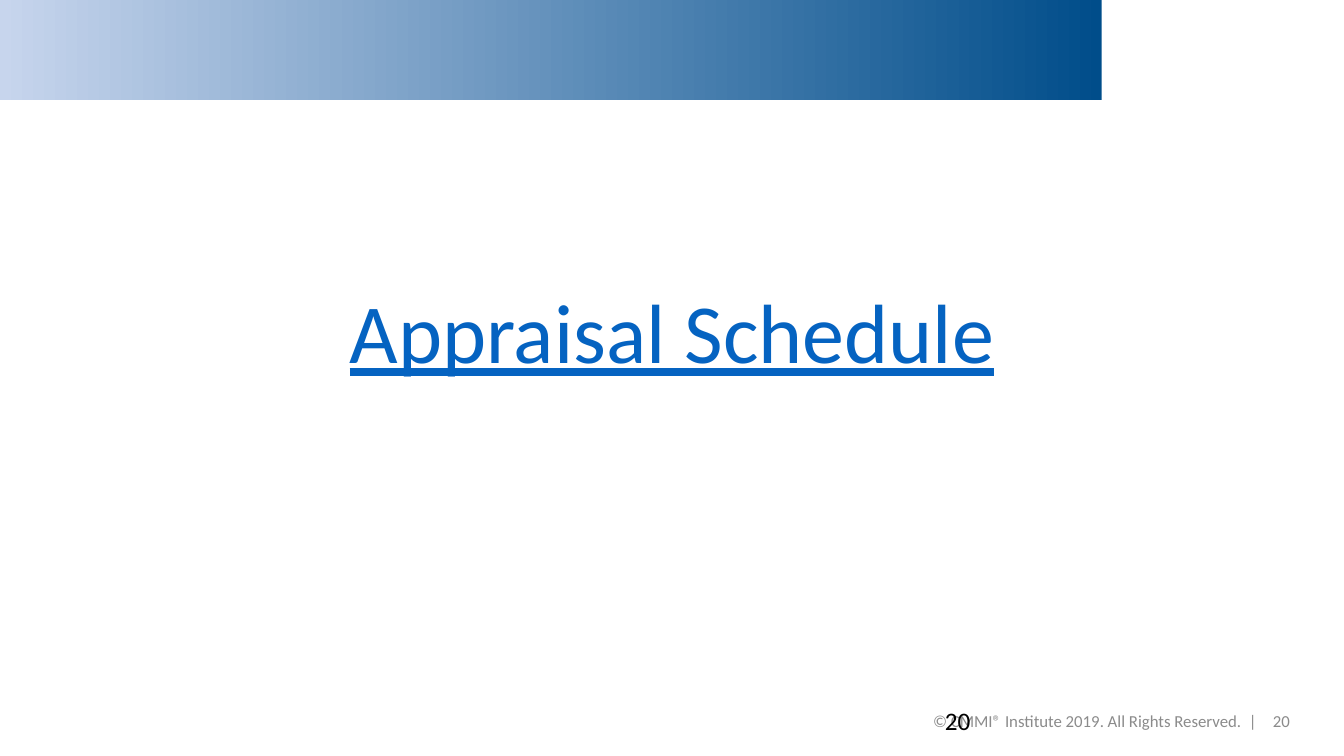
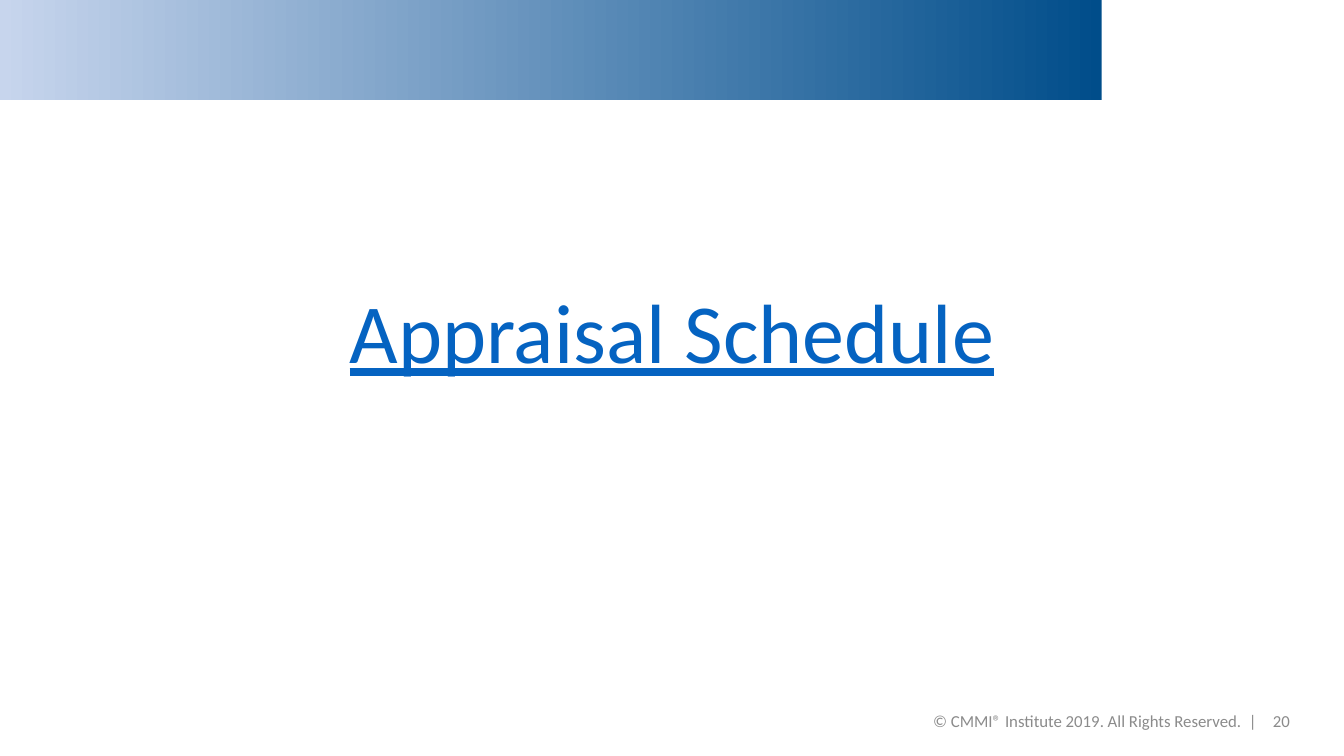
Before and after one commit to DemixTech/CMMITools, a slide deck: slide 20 of 2021-04-12to04-16 (A5) C53517 SoftMARS/20_03v01_MarsBaseAlpha_OpeningBriefing.pptx. Drawn at 1344x756 pixels with LibreOffice and Linux fonts; fonts in the diff are those of the drawing; background and template pictures are left out. Boxes give left, top, right and bottom in pixels: in the first picture for what was removed or moved away, otherwise in the second. Text is boxed around its words. In the diff, an @@ line names an element or a change of style, - is before the commit and + after.

```diff
--- a/2021-04-12to04-16 (A5) C53517 SoftMARS/20_03v01_MarsBaseAlpha_OpeningBriefing.pptx
+++ b/2021-04-12to04-16 (A5) C53517 SoftMARS/20_03v01_MarsBaseAlpha_OpeningBriefing.pptx
@@ page number removed at bbox=[945, 713, 971, 730] @@
-20
```
Also in this commit, not shown: 2 other files.
